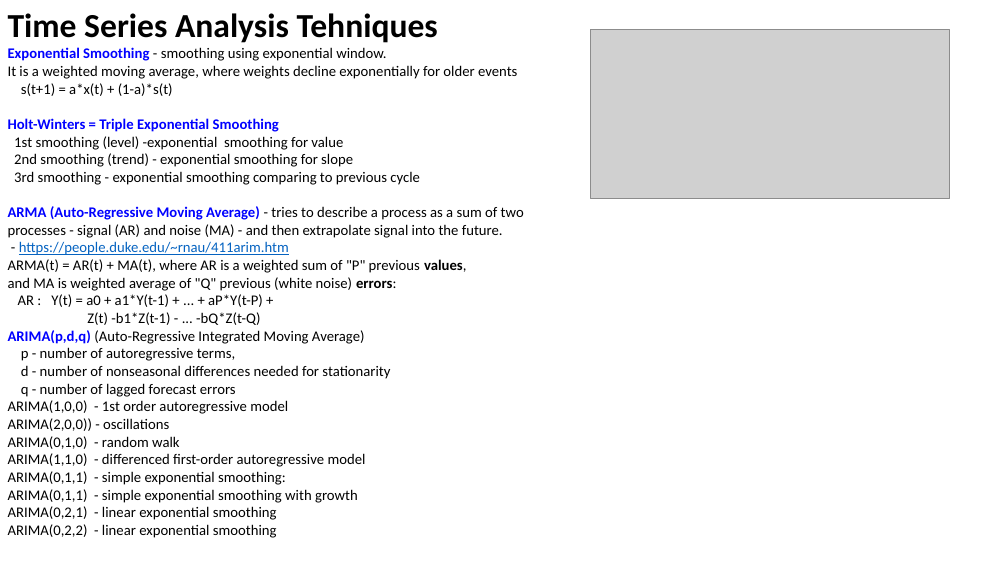
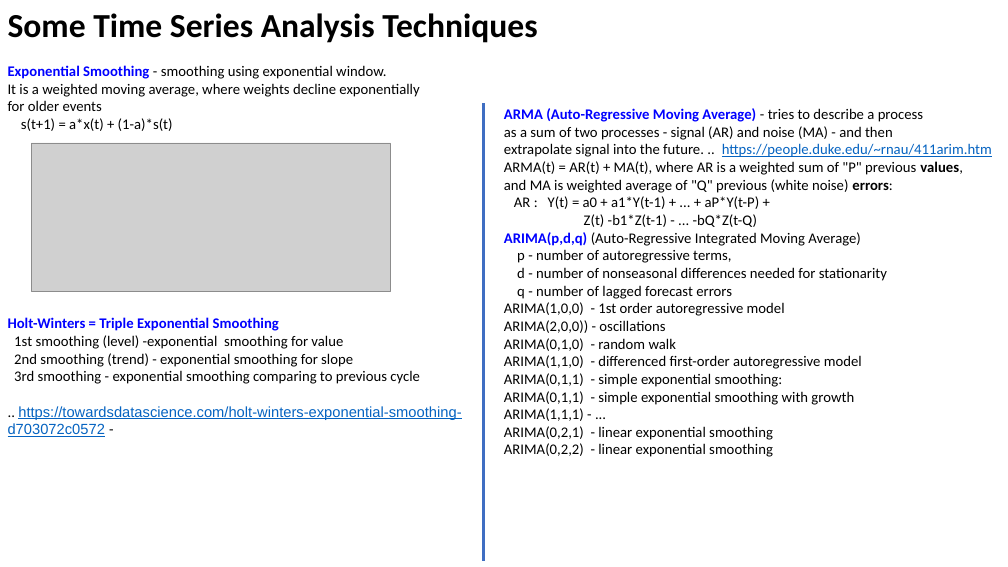
Before and after one commit to lselector/ml_ai_doc, a slide deck: slide 8 of Time_Series_Forecasting.pptx (slide 4 before the commit). Drawn at 1008x567 pixels with LibreOffice and Linux fonts; fonts in the diff are those of the drawing; grey boxes stand for pictures. Boxes give left, top, right and bottom in pixels: in the first picture for what was removed or moved away, otherwise in the second. Text is boxed around its words. In the diff, an @@ line names an element or a change of style, - is before the commit and + after.

```diff
--- a/Time_Series_Forecasting.pptx
+++ b/Time_Series_Forecasting.pptx
@@ text added at box(8, 13, 537, 131), 14 pt, text #000000 @@
+Some Time Series Analysis Techniques
+Exponential Smoothing - smoothing using exponential window.
+It is a weighted moving average, where weights decline exponentially
+for older events
+s(t+1) = a*x(t) + (1-a)*s(t)
@@ line added from (484, 561) to (484, 104), #3F6FC3 3 pt @@
@@ text "ARMA (Auto-Regressive Moving Average) - ...": place and size @@
-text "ARMA (Auto-Regressive Moving Average) - ..." at box(8, 13, 524, 538)
+text "ARMA (Auto-Regressive Moving Average) - ..." at box(504, 108, 992, 457)
@@ text at box(504, 108, 992, 157): text changed @@
-Time Series Analysis Tehniques
-Exponential Smoothing - smoothing using exponential window.
-It is a weighted moving average, where weights decline exponentially for older events
-s(t+1) = a*x(t) + (1-a)*s(t)
-Holt-Winters = Triple Exponential Smoothing
-1st smoothing (level) -exponential smoothing for value
-2nd smoothing (trend) - exponential smoothing for slope
-3rd smoothing - exponential smoothing comparing to previous cycle
-ARMA (Auto-Regressive Moving Average) - tries to describe a process as a sum of two processes - signal (AR) and noise (MA) - and then extrapolate signal into the future.
-- https://people.duke.edu/~rnau/411arim.htm
+ARMA (Auto-Regressive Moving Average) - tries to describe a process
+as a sum of two processes - signal (AR) and noise (MA) - and then
+extrapolate signal into the future. .. https://people.duke.edu/~rnau/411arim.htm
@@ picture: place and size @@
-picture at box(591, 29, 950, 198)
+picture at box(31, 143, 390, 291)
@@ text added at box(8, 317, 461, 437), 14 pt, text #000000 @@
+Holt-Winters = Triple Exponential Smoothing
+1st smoothing (level) -exponential smoothing for value
+2nd smoothing (trend) - exponential smoothing for slope
+3rd smoothing - exponential smoothing comparing to previous cycle
+.. https://towardsdatascience.com/holt-winters-exponential-smoothing-d703072c0572 -
@@ text at box(504, 408, 584, 421): paragraph added @@
+ARIMA(1,1,1) - ...
```
Also in this commit, not shown: 1 other slide changed, 6 slides added, 7 slides removed, 6 other files.
